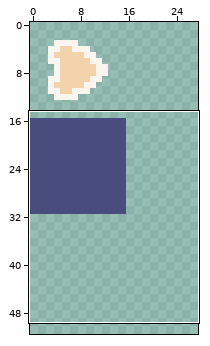
File history of a pixel-art file, src/art/atlas.aseprite. Above, an overview of the earlier version with the close-up marked.
Close-up. First the earlier version:
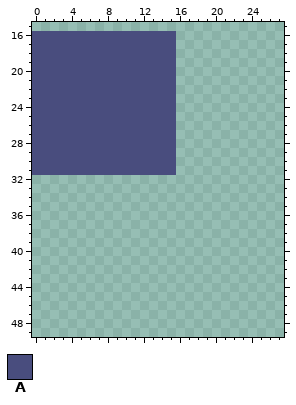
128x128 pixels, 1 frame. Shown: x 0..27, y 15..49. The wide view leaves out empty margins.
Palette (. is transparent): A #494d7e
Pixels before, first column x 0:
16 AAAAAAAAAAAAAAAA
17 AAAAAAAAAAAAAAAA
18 AAAAAAAAAAAAAAAA
19 AAAAAAAAAAAAAAAA
20 AAAAAAAAAAAAAAAA
21 AAAAAAAAAAAAAAAA
22 AAAAAAAAAAAAAAAA
23 AAAAAAAAAAAAAAAA
24 AAAAAAAAAAAAAAAA
25 AAAAAAAAAAAAAAAA
26 AAAAAAAAAAAAAAAA
27 AAAAAAAAAAAAAAAA
28 AAAAAAAAAAAAAAAA
29 AAAAAAAAAAAAAAAA
30 AAAAAAAAAAAAAAAA
31 AAAAAAAAAAAAAAAA
Once edited:
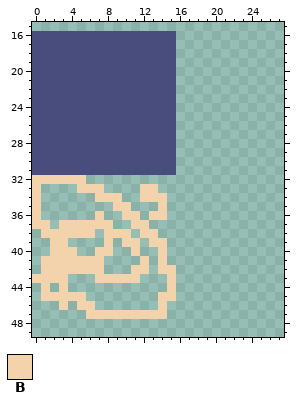
Colours new in this view: B #f2d3ab
The edit:
Changed rows in their new state; - is an unchanged pixel.
first column x 0:
32 BBBBBB----------
33 B----BBB----BB--
34 B------BBB--BBB-
35 B--------BB---B-
36 B------B--BB-BB-
37 BB-BBBBBB--BB---
38 -BBBBBB-BBB-BB--
39 --BB----B-BB-BB-
40 --BBB--BB--B--B-
41 -BBBBBBB----B-B-
42 -BBBBBBB---BB-BB
43 BBBB---BBBBB---B
44 -B-B-----------B
45 -BBBBB--------BB
46 ---B-BB-------B-
47 ------BBBBBBBBB-
Boxes around the changes in both close-ups, in picture pixels (x1, y1, x2, y2):
added: (32, 175, 176, 319)
